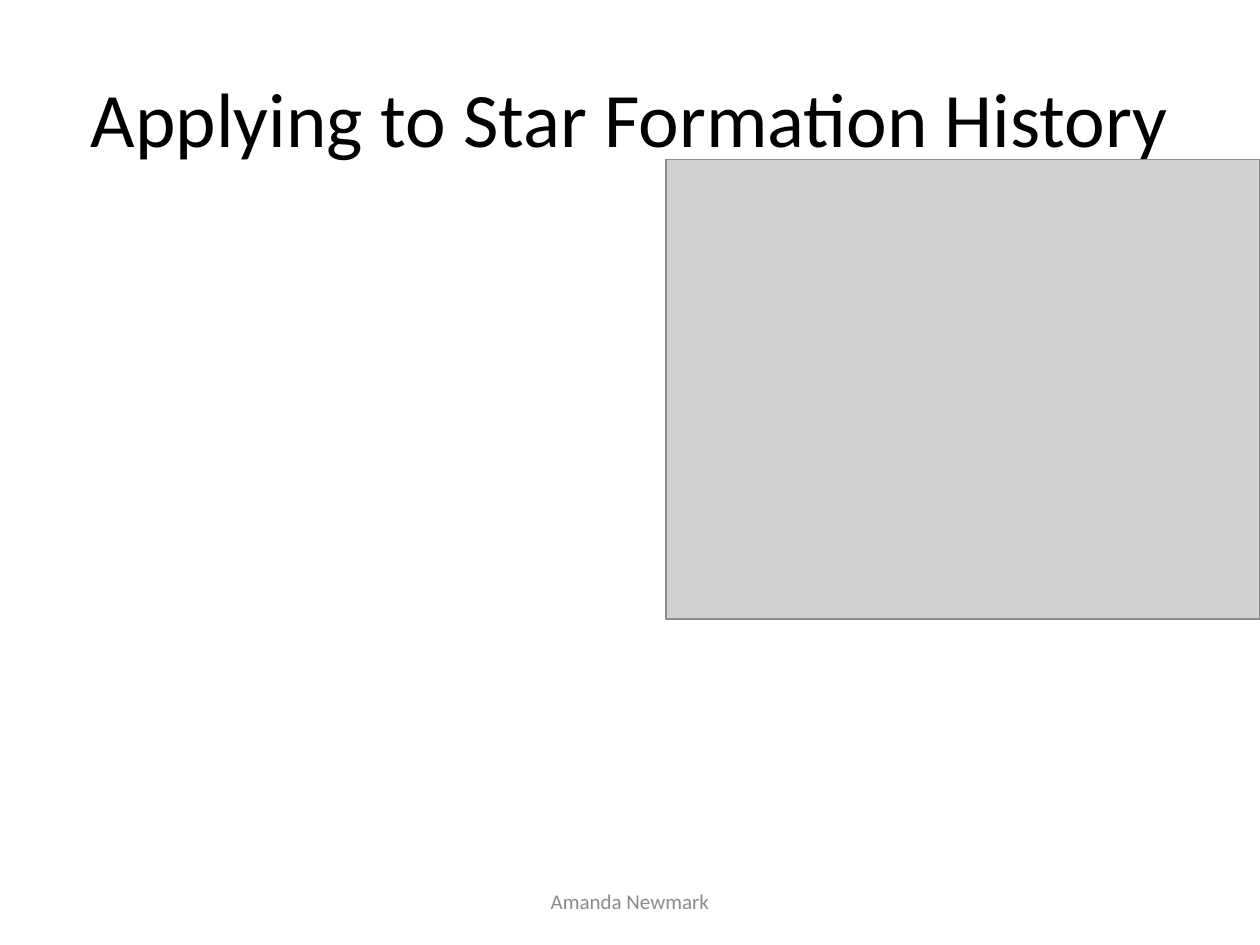
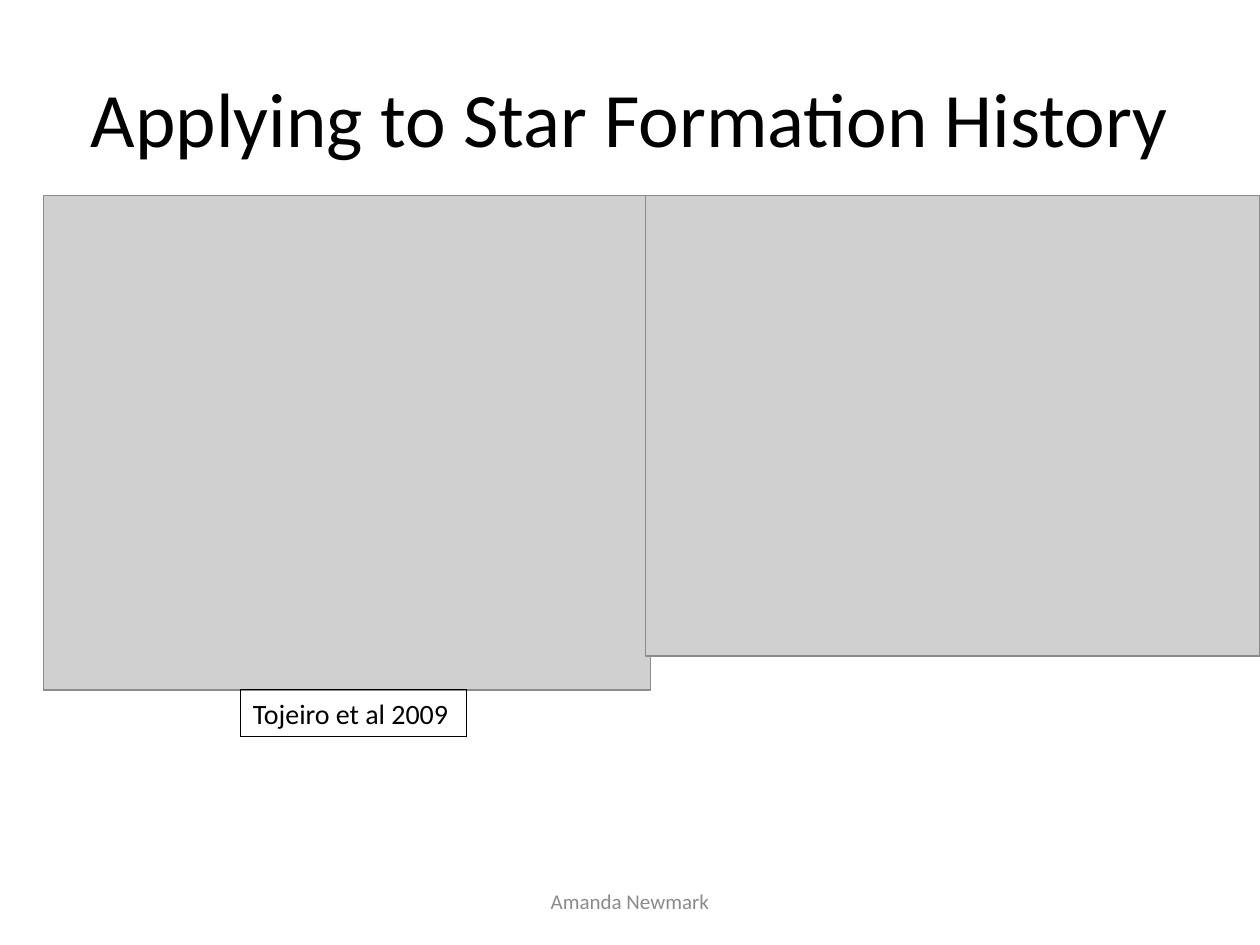
Before and after one commit to anewmark/galaxy_dark_matter, a slide deck: slide 9 of big_presentation.pptx. Drawn at 1260x945 pixels with LibreOffice and Linux fonts; fonts in the diff are those of the drawing; grey boxes stand for pictures. Boxes give left, top, right and bottom in pixels: in the first picture for what was removed or moved away, otherwise in the second. Text is boxed around its words. In the diff, an @@ line names an element or a change of style, - is before the commit and + after.

```diff
--- a/big_presentation.pptx
+++ b/big_presentation.pptx
@@ picture added at (x1=43, y1=195, x2=650, y2=690) @@
@@ picture resized from (x1=665, y1=160, x2=1260, y2=619) to (x1=646, y1=195, x2=1260, y2=656) @@
@@ rectangle added at (x1=241, y1=690, x2=467, y2=737), outline #000000 0.75 pt, 16 pt, text #000000 @@
+Tojeiro et al 2009
```
Also in this commit, not shown: 10 other slides changed, 1 slide added, 15 other files.
